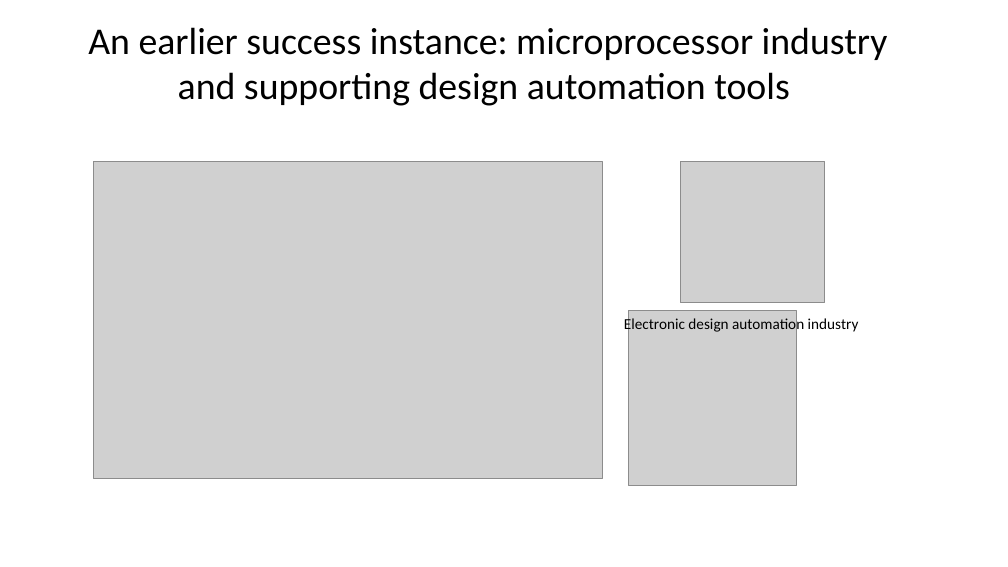
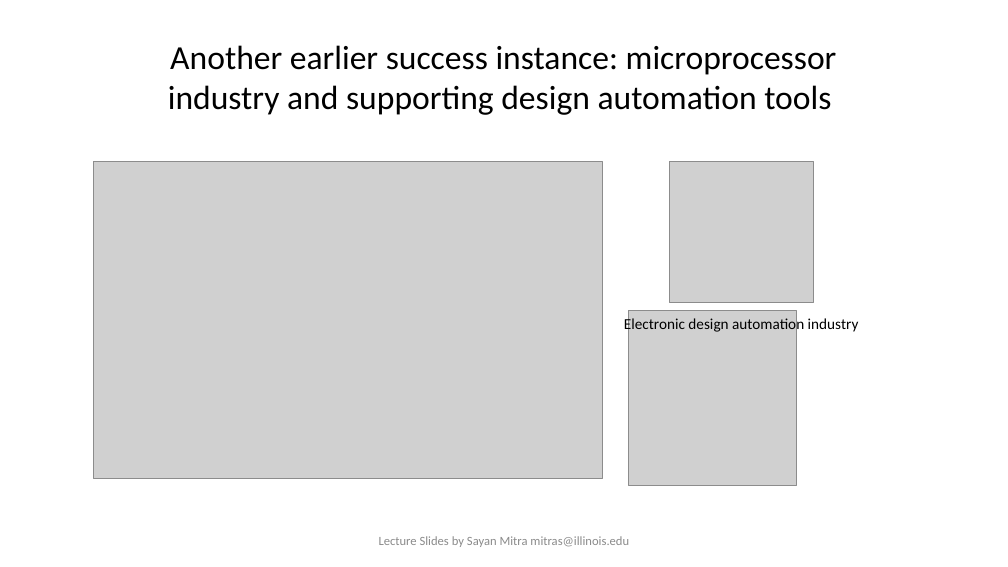
Before and after one commit to sayanmitracode/cpsbooksite, a slide deck: slide 14 of Slides/Introduction-cps.pptx (slide 18 before the commit). Drawn at 1008x567 pixels with LibreOffice and Linux fonts; fonts in the diff are those of the drawing; grey boxes stand for pictures. Boxes give left, top, right and bottom in pixels: in the first picture for what was removed or moved away, otherwise in the second. Text is boxed around its words. In the diff, an @@ line names an element or a change of style, - is before the commit and + after.

```diff
--- a/Slides/Introduction-cps.pptx
+++ b/Slides/Introduction-cps.pptx
@@ text at [168,45,837,115]: text changed; size 36 to 32 pt @@
-An earlier success instance: microprocessor industry and supporting design automation tools
+Another earlier success instance: microprocessor industry and supporting design automation tools
@@ picture: place and size @@
-picture at [681,161,825,302]
+picture at [669,161,814,302]
@@ text added at [379,536,629,547], 12 pt, text #8C8C8C @@
+Lecture Slides by Sayan Mitra mitras@illinois.edu
```
Also in this commit, not shown: 8 other slides changed, 4 slides added, 2 slides removed.
